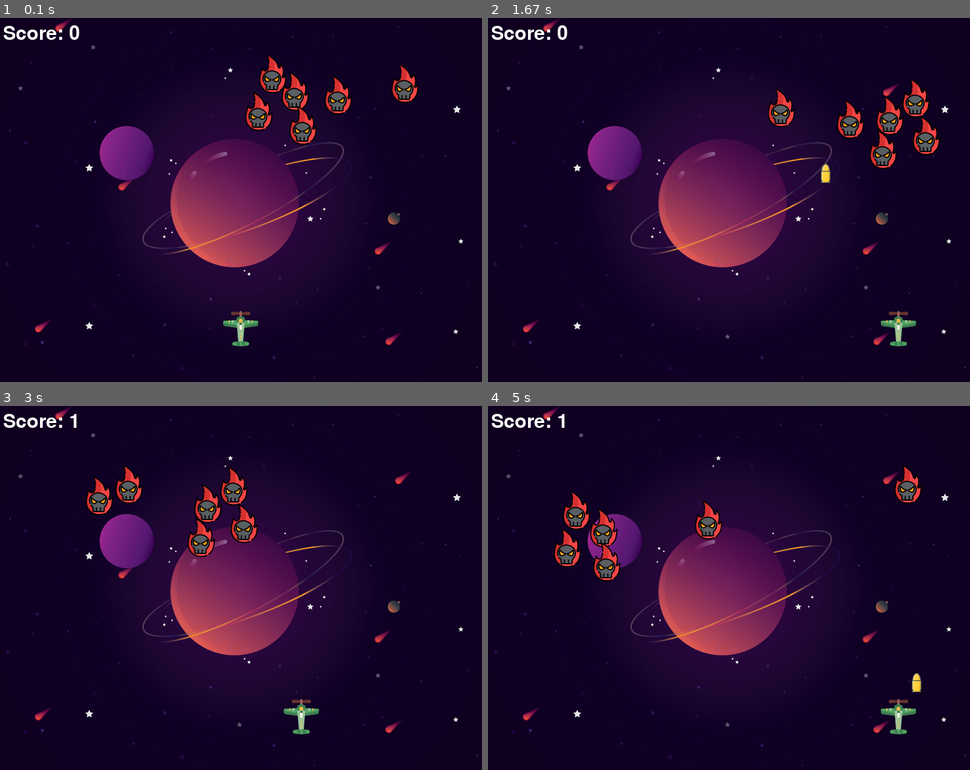
Above: before the commit, frames 1-4 (two rows, left to right).
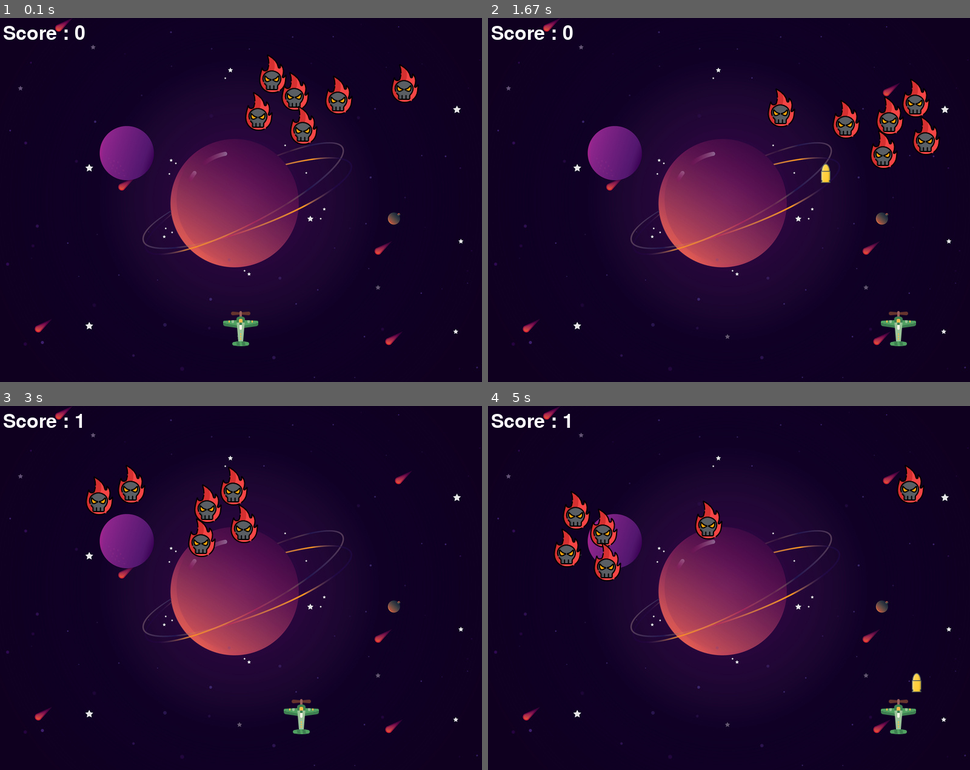
Above: after the commit, the same moments.

Repository: sumitbopche01/space_invader_pygame
Game: pygame game, started from main.py
Same seed, same stepped clock (60 frames per second), same inputs: the game is played once before the commit and once after it.
Inputs:
- Up to frame 1 (0.1 s): no input
- Up to frame 2 (1.67 s): tap Space at 0.33, 0.73, 1.03, 1.23, 1.53 s; hold Right 0.67-1.13 s; hold Right 1.17-1.63 s
- Up to frame 3 (3 s): hold Left 1.67-2.2 s; tap Space at 1.73, 2.03, 2.3, 2.6, 2.73 s; hold Left 2.23-2.63 s; hold Right from 2.67 s (still down)
- Up to frame 4 (5 s): tap Space at 3.03, 3.4, 3.7, 3.9, 4.2, 4.4, 4.7, 4.9 s; release Right at 3.3 s; hold Left 3.33-3.8 s; hold Right 3.83-4.3 s; hold Right 4.33-4.8 s; hold Left from 4.83 s (still down)

The runs differ from the first frame. In frame 1, 0.4% of the frame differs, in the area x 12-74%, y 2-35%; in frame 2, 0.6%, in the area x 12-85%, y 2-42%; in frame 3, 0.6%; in frame 4, 0.6%.

Commit message:
game over logic

Diff:
--- a/main.py
+++ b/main.py
@@ -1,17 +1,23 @@
+import math
+import random
+
 import pygame
-import random
-import math
+from pygame import mixer
 
-# initialize the pygame
+# Intialize the pygame
 pygame.init()
 
 # create the screen
 screen = pygame.display.set_mode((800, 600))
 
 # Background
-background = pygame.image.load('background.jpg')
+backgroundImgHolder = pygame.image.load('backgroundImage.jpg')
 
-# Title and Icon
+# Sound
+mixer.music.load("background.wav")
+mixer.music.play(-1)
+
+# Caption and Icon
 pygame.display.set_caption("Space Invader")
 icon = pygame.image.load('ship_icon.png')
 pygame.display.set_icon(icon)
@@ -28,19 +34,19 @@
 enemyY = []
 enemyX_change = []
 enemyY_change = []
-number_of_enemies = 6
+num_of_enemies = 6
 
-for i in range(number_of_enemies):
+for i in range(num_of_enemies):
     enemyImg.append(pygame.image.load('enemy.png'))
-    enemyX.append(random.randint(0, 735))
+    enemyX.append(random.randint(0, 736))
     enemyY.append(random.randint(50, 150))
     enemyX_change.append(4)
     enemyY_change.append(40)
 
 # Bullet
 
-# ready: bullet not visible
-# fire: bullete fired
+# Ready - You can't see the bullet on the screen
+# Fire - The bullet is currently moving
 
 bulletImg = pygame.image.load('bullet.png')
 bulletX = 0
@@ -49,17 +55,26 @@
 bulletY_change = 10
 bullet_state = "ready"
 
-#Score
+# Score
 
 score_value = 0
 font = pygame.font.Font('freesansbold.ttf', 32)
 
 textX = 10
-textY = 10
+testY = 10
+
+# Game Over
+over_font = pygame.font.Font('freesansbold.ttf', 64)
+
 
 def show_score(x, y):
-    score = font.render("Score: " + str(score_value), True, (255, 255, 255))
-    screen.blit(score, (x,y))
+    score = font.render("Score : " + str(score_value), True, (255, 255, 255))
+    screen.blit(score, (x, y))
+
+
+def game_over_text():
+    over_text = over_font.render("GAME OVER", True, (255, 255, 255))
+    screen.blit(over_text, (200, 250))
 
 
 def player(x, y):
@@ -72,36 +87,41 @@
 
 def fire_bullet(x, y):
     global bullet_state
-    bullet_state = 'fire'
+    bullet_state = "fire"
     screen.blit(bulletImg, (x + 16, y + 10))
 
 
 def isCollision(enemyX, enemyY, bulletX, bulletY):
-    distance = math.sqrt((math.pow(enemyX - bulletX, 2)) + (math.pow(enemyY - bulletY, 2)))
+    distance = math.sqrt(math.pow(enemyX - bulletX, 2) + (math.pow(enemyY - bulletY, 2)))
     if distance < 27:
         return True
-
-    return False
+    else:
+        return False
 
 
+# Game Loop
 running = True
 while running:
 
+    # RGB = Red, Green, Blue
     screen.fill((0, 0, 0))
-    # background image
-    screen.blit(background, (0, 0))
+    # Background Image
+    screen.blit(backgroundImgHolder, (0, 0))
     for event in pygame.event.get():
         if event.type == pygame.QUIT:
             running = False
-        # if kestroke is pressed check whether its right or left
+
+        # if keystroke is pressed check whether its right or left
         if event.type == pygame.KEYDOWN:
             if event.key == pygame.K_LEFT:
                 playerX_change = -5
             if event.key == pygame.K_RIGHT:
                 playerX_change = 5
             if event.key == pygame.K_SPACE:
-                if bullet_state is 'ready':
-                    # Get the current coordinates of the player so that even player moves, the bullet doesn't move along with it
+                if bullet_state is "ready":
+                    # bulletSound = mixer.Sound("laser.wav")
+                    # bulletSound.play()
+                    # Get the current x cordinate of the spaceship
                     bulletX = playerX
                     fire_bullet(bulletX, bulletY)
 
@@ -109,10 +129,26 @@
             if event.key == pygame.K_LEFT or event.key == pygame.K_RIGHT:
                 playerX_change = 0
 
-    # Enemy movement
-    for i in range(number_of_enemies):
+    # 5 = 5 + -0.1 -> 5 = 5 - 0.1
+    # 5 = 5 + 0.1
+
+    playerX += playerX_change
+    if playerX <= 0:
+        playerX = 0
+    elif playerX >= 736:
+        playerX = 736
+
+    # Enemy Movement
+    for i in range(num_of_enemies):
+
+        # Game Over
+        if enemyY[i] > 440:
+            for j in range(num_of_enemies):
+                enemyY[j] = 2000
+            game_over_text()
+            break
+
         enemyX[i] += enemyX_change[i]
-
         if enemyX[i] <= 0:
             enemyX_change[i] = 4
             enemyY[i] += enemyY_change[i]
@@ -123,32 +159,25 @@
         # Collision
         collision = isCollision(enemyX[i], enemyY[i], bulletX, bulletY)
         if collision:
+            # explosionSound = mixer.Sound("explosion.wav")
+            # explosionSound.play()
             bulletY = 480
-            bullet_state = 'ready'
+            bullet_state = "ready"
             score_value += 1
-            enemyX[i] = random.randint(0, 735)
+            enemyX[i] = random.randint(0, 736)
             enemyY[i] = random.randint(50, 150)
 
         enemy(enemyX[i], enemyY[i], i)
 
     # Bullet Movement
-    playerX += playerX_change
-
-    if playerX <= 0:
-        playerX = 0
-    elif playerX >= 736:
-        playerX = 736
-
-
-    # Bullet Movement
     if bulletY <= 0:
         bulletY = 480
-        bullet_state = 'ready'
+        bullet_state = "ready"
 
-    if bullet_state is 'fire':
+    if bullet_state is "fire":
         fire_bullet(bulletX, bulletY)
         bulletY -= bulletY_change
 
     player(playerX, playerY)
-    show_score(textX, textY)
+    show_score(textX, testY)
     pygame.display.update()
Renamed: background.jpg -> backgroundImage.jpg
Not shown, added: background.wav
Not shown, added: explosion.wav
Not shown, added: laser.wav
